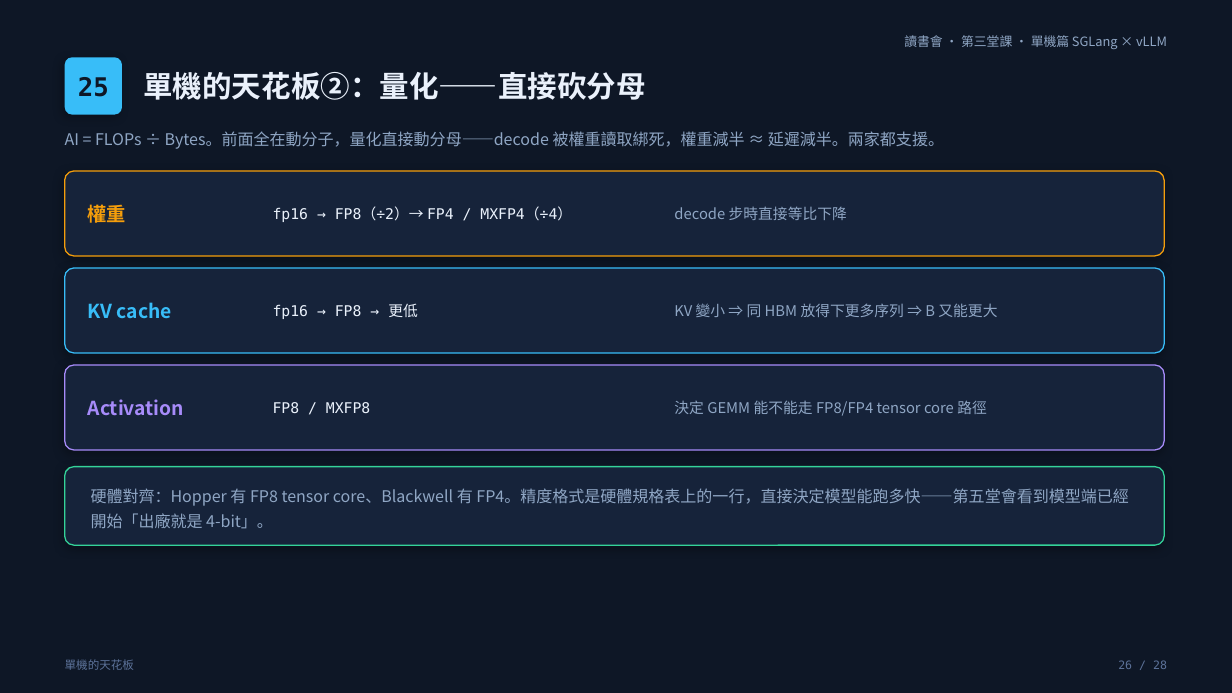
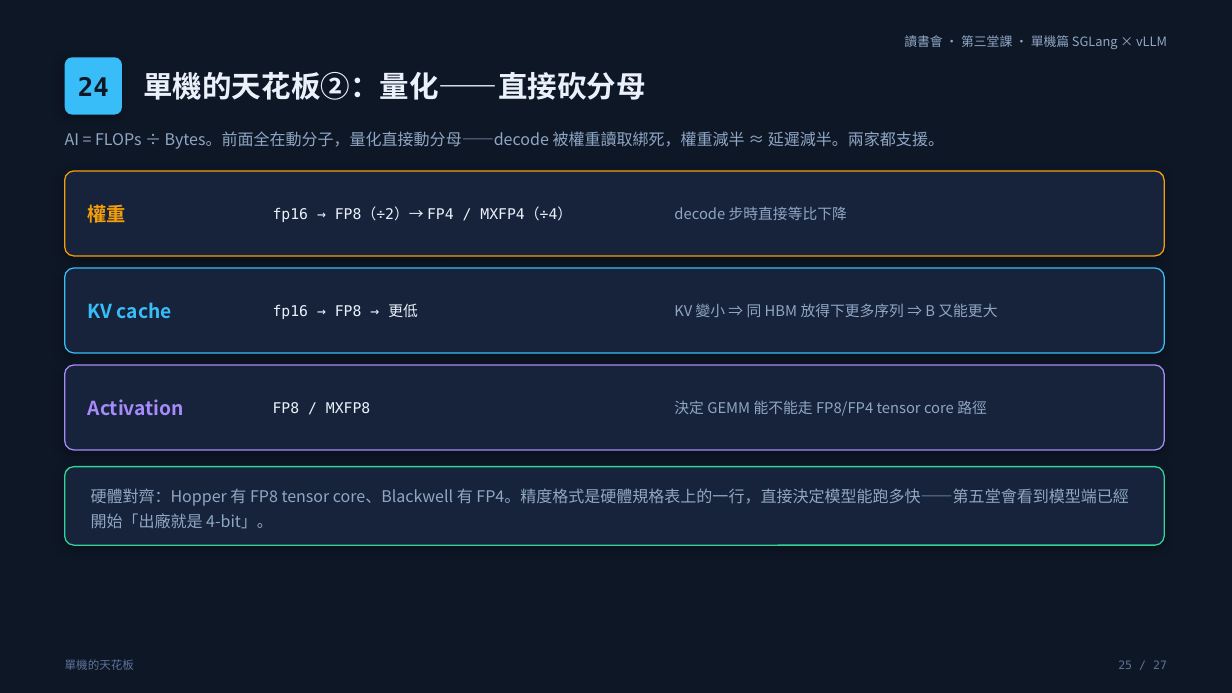
Before and after one commit to ChesterHsieh/Always_try_to_learn, a slide deck: slide 25 of gpu-memory-reading-club/slides/class3_engine_single_node.pptx (slide 26 before the commit). Drawn at 1232x693 pixels with LibreOffice and Linux fonts; fonts in the diff are those of the drawing. Boxes give left, top, right and bottom in pixels: in the first picture for what was removed or moved away, otherwise in the second. Text is boxed around its words. In the diff, an @@ line names an element or a change of style, - is before the commit and + after.

```diff
--- a/gpu-memory-reading-club/slides/class3_engine_single_node.pptx
+++ b/gpu-memory-reading-club/slides/class3_engine_single_node.pptx
@@ text at box(78, 77, 109, 96): text changed @@
-25
+24
@@ text at box(1118, 660, 1167, 669): text changed @@
-26 / 28
+25 / 27
```
Also in this commit, not shown: 26 other slides changed, 1 slide removed, 5 other files.
